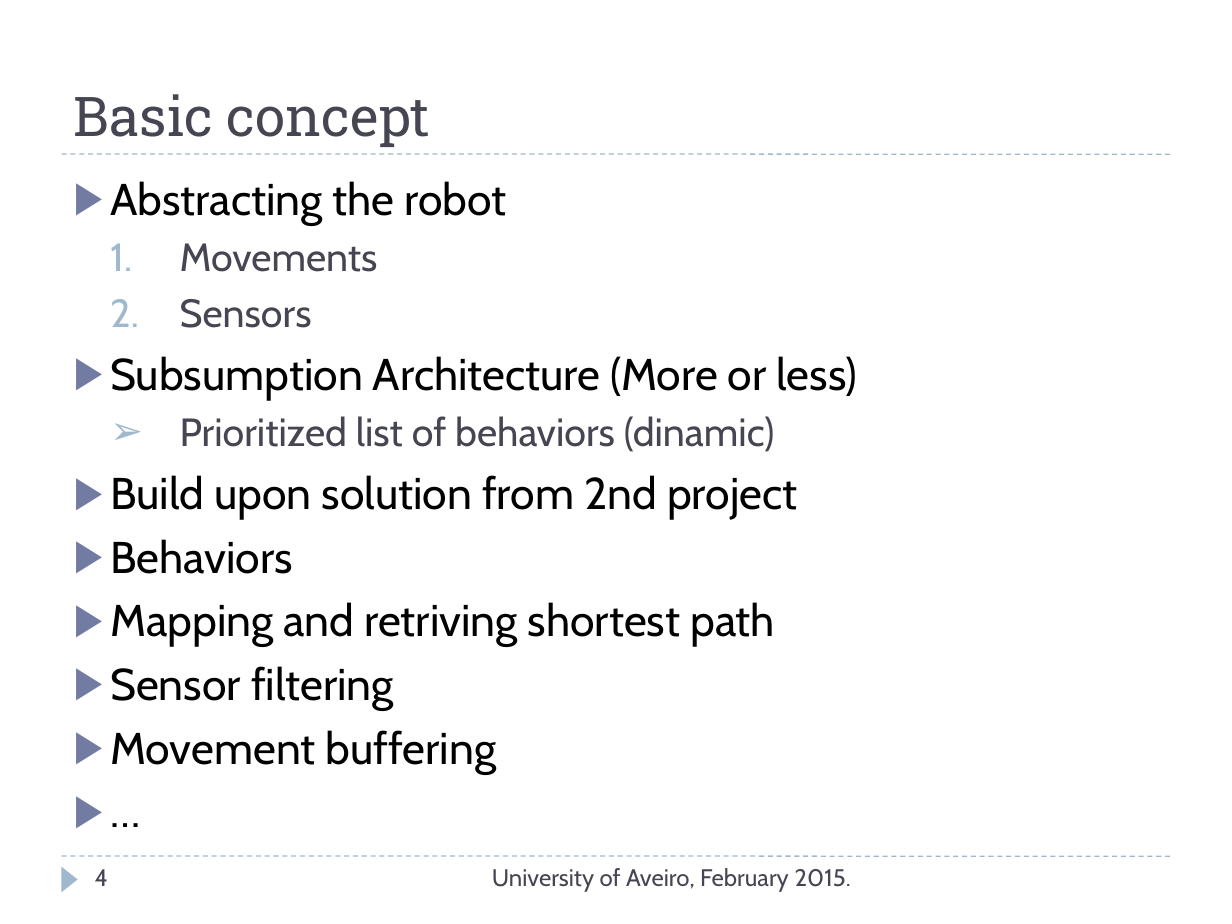
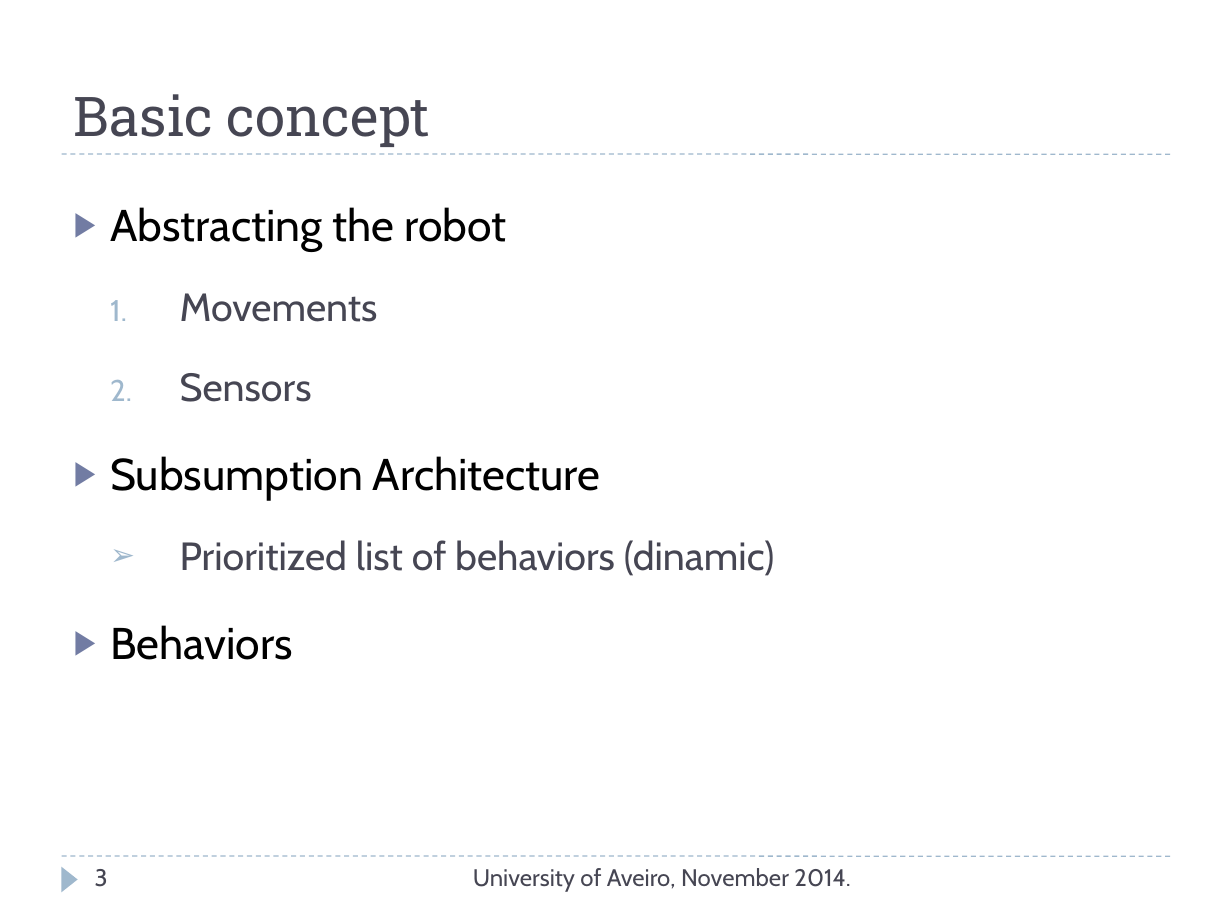
Before and after one commit to TravellerVS/RoboticAgent, a slide deck: slide 3 of Project2/Documentation/Prezentacija.ppt (slide 4 before the commit). Drawn at 1232x924 pixels with LibreOffice and Linux fonts; fonts in the diff are those of the drawing. Boxes give left, top, right and bottom in pixels: in the first picture for what was removed or moved away, otherwise in the second. Text is boxed around its words. In the diff, an @@ line names an element or a change of style, - is before the commit and + after.

```diff
--- a/Project2/Documentation/Prezentacija.ppt
+++ b/Project2/Documentation/Prezentacija.ppt
@@ text at (110, 207, 775, 660): line spacing 1 to 1.5 @@
@@ text at (110, 456, 601, 500): text changed @@
-▶ Subsumption Architecture (More or less)
+▶ Subsumption Architecture
@@ text at (110, 475, 797, 520): paragraph removed @@
-▶ Build upon solution from 2nd project
@@ text at (110, 602, 775, 774): paragraphs removed @@
-▶ Mapping and retriving shortest path
-▶ Sensor filtering
-▶ Movement buffering
-▶ …
@@ page number at (95, 869, 108, 887): text changed @@
-4
+3
@@ text at (473, 868, 850, 892): text changed @@
-University of Aveiro, February 2015.
+University of Aveiro, November 2014.
```
Also in this commit, not shown: 5 other slides changed, 7 slides added, 10 slides removed.
